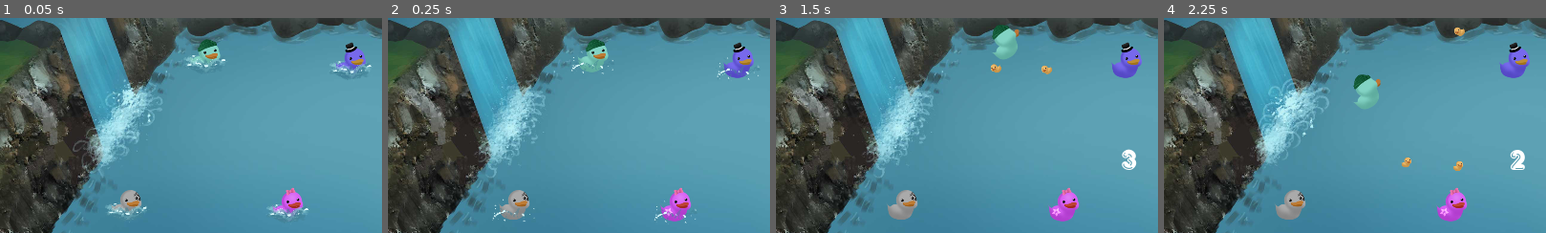
Above: before the commit, frames 1-4 (left to right).
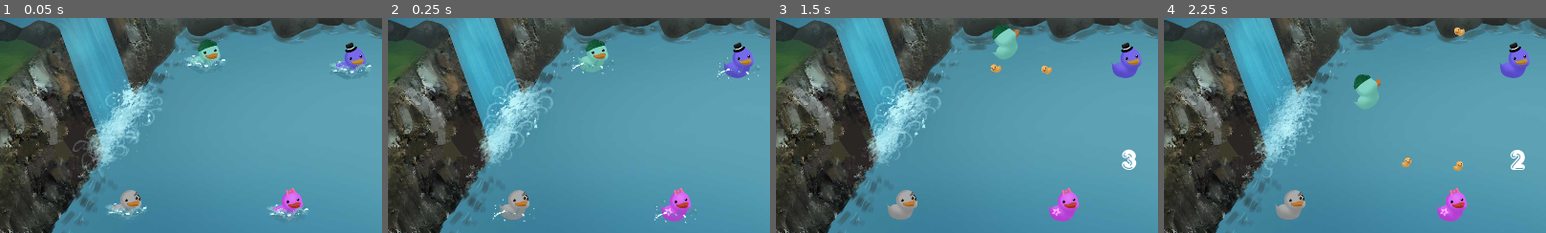
Above: after the commit, the same moments.

Repository: TeamAwesomeTOJam/ducks
Game: Godot game, scene res://Game.tscn
Same seed, same stepped clock (60 frames per second), same inputs: the game is played once before the commit and once after it.
Inputs:
- Up to frame 1 (0.05 s): no input
- Up to frame 2 (0.25 s): no input
- Up to frame 3 (1.5 s): tap Enter (p0duck) at 0.5, 0.6, 1.35 s; hold Up (ui_up) 0.53-1.28 s
- Up to frame 4 (2.25 s): hold Up (ui_up) from 2.03 s (still down); tap Enter (p0duck) at 2.1 s
The pictures show only the part of the screen within x 4-54%, y 17-67%; the shares and areas given below are measured in that part.

Frame 1 is identical in both runs. In frame 2, 2.0% of the frame differs, in the area x 20-44%, y 26-75%; in frame 3, 2.0%; in frame 4, 2.0%.

Commit message:
fix animation direction

Diff:
--- a/Game.tscn
+++ b/Game.tscn
@@ -49,7 +49,7 @@
 
 frames = SubResource( 1 )
 animation = "loop"
-frame = 1
+frame = 3
 playing = true
 offset = Vector2( 1280, 720 )
 _sections_unfolded = [ "Z Index" ]
--- a/Player.gd
+++ b/Player.gd
@@ -168,13 +168,13 @@
         set_linear_velocity(new_speed)
 
     # Animation
-    if impulse_vector.x > 0 and impulse_vector.x > impulse_vector.y:
+    if impulse_vector.x > 0 and abs(impulse_vector.x) > abs(impulse_vector.y):
         $AnimatedSprite.animation = "p" + str(PLAYER_NUMBER) + "_right"
-    elif impulse_vector.x < 0 and impulse_vector.x < impulse_vector.y:
+    elif impulse_vector.x < 0 and abs(impulse_vector.x) > abs(impulse_vector.y):
         $AnimatedSprite.animation = "p" + str(PLAYER_NUMBER) + "_left"
-    elif impulse_vector.y > 0 and impulse_vector.y > impulse_vector.x:
+    elif impulse_vector.y > 0 and abs(impulse_vector.y) > abs(impulse_vector.x):
         $AnimatedSprite.animation = "p" + str(PLAYER_NUMBER) + "_down"
-    elif impulse_vector.y < 0 and impulse_vector.y < impulse_vector.x:
+    elif impulse_vector.y < 0 and abs(impulse_vector.y) > abs(impulse_vector.x):
         $AnimatedSprite.animation = "p" + str(PLAYER_NUMBER) + "_up"
 
 
